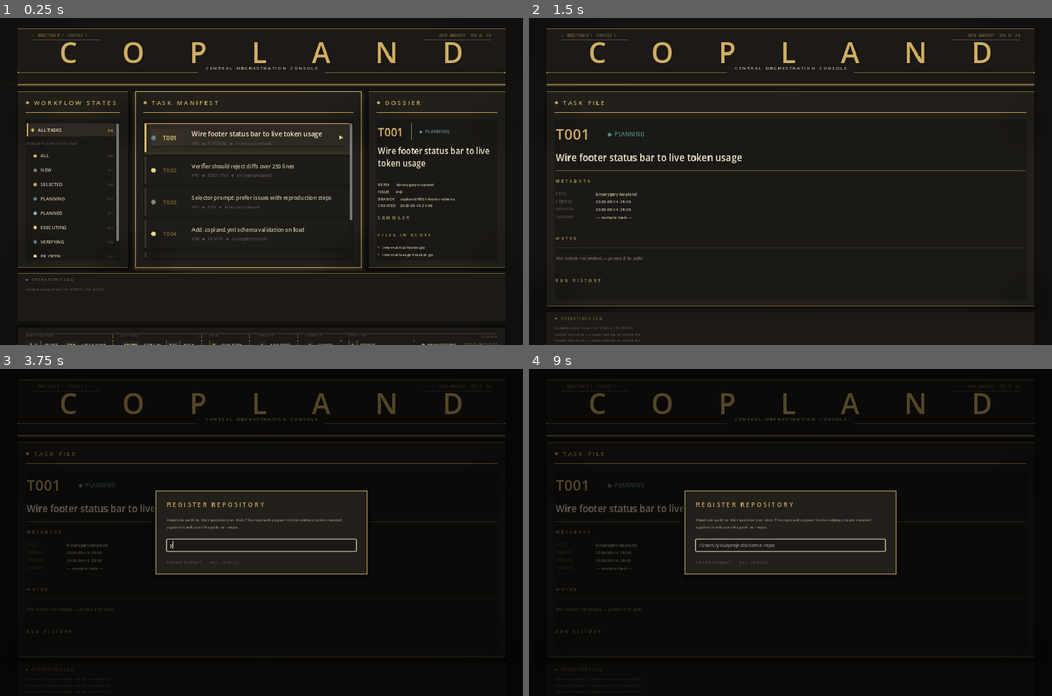
Above: before the commit, frames 1-4 (two rows, left to right).
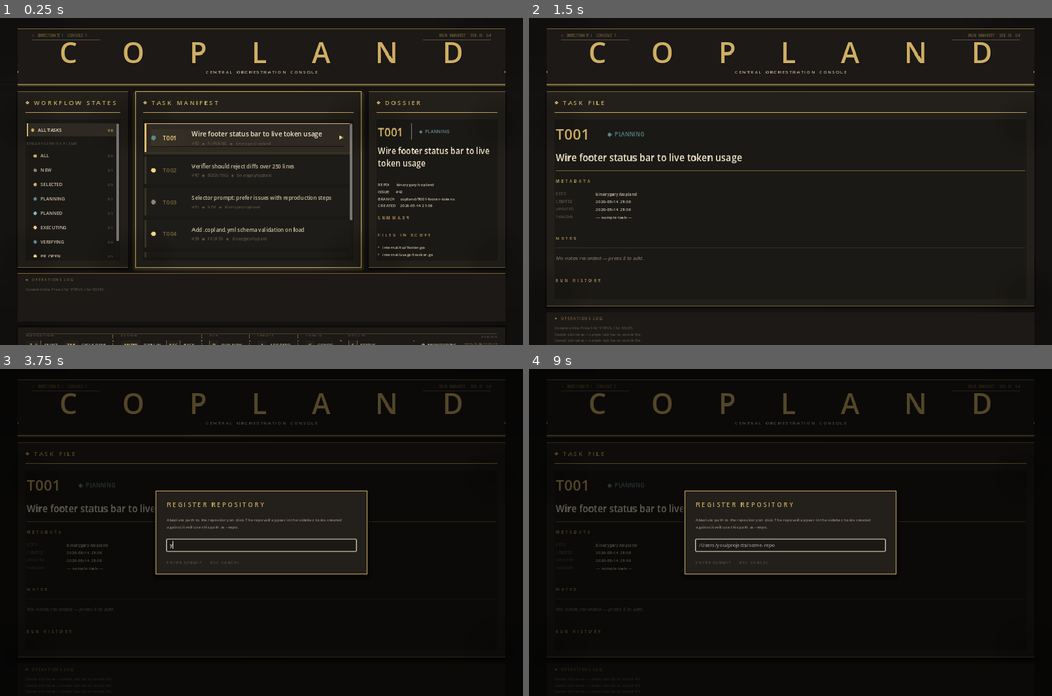
Above: after the commit, the same moments.

Repository: binarygary/copland
Game: Godot game, scene res://scenes/Main.tscn
Same seed, same stepped clock (60 frames per second), same inputs: the game is played once before the commit and once after it.
Inputs:
- Up to frame 1 (0.25 s): no input
- Up to frame 2 (1.5 s): tap Enter at 0.5, 1.35 s; hold D 0.53-1.28 s; tap E at 0.6, 1.25 s; hold Down from 1.28 s (still down)
- Up to frame 3 (3.75 s): tap E at 1.55, 2, 2.3, 2.75, 3.05, 3.5 s; release Down at 2.03 s; hold D 2.03-2.78 s; tap Keypad Enter at 2.1 s; hold Up 2.78-3.53 s; tap N at 2.85 s; hold A from 3.53 s (still down); tap Y at 3.6 s
- Up to frame 4 (9 s): tap E at 3.8, 4.25, 4.55, 5.3, 6.05, 6.8, 7.35, 8.3 s; tap Escape at 4.15 s; tap 1 at 4.35 s; release A at 5.03 s; hold Down 5.03-5.78 s; tap 2 at 5.1 s; hold D 5.78-6.53 s; tap 3 at 5.85 s; hold Up 6.53-7.28 s; tap 4 at 6.6 s; hold D 7.28-8.03 s; hold Down 8.03-8.78 s; tap Delete at 8.1 s; hold A from 8.78 s (still down); tap Tab at 8.85 s

The runs differ from the first frame. In frame 1, 0.3% of the frame differs, in the area x 3-97%, y 15-17%; in frame 2, 0.3%; in frame 3, 0.3%; in frame 4, 0.3%.

Commit message:
fix: vertically center header subtitle flanking rules on text optical midline (#36)
* agent: implement #23 GUI: header subtitle flanking rules vertically misaligned

* fix: drop header subtitle + rules a bit lower under the COPLAND title

The rule/subtitle are correctly aligned but sat too close to the title.
Bump sub_y from title_y+22 to title_y+34 — both the subtitle text and the
rule (which derives rule_y from sub_y) move down together, so the
optical-midline alignment from this PR is preserved.

Co-Authored-By: Claude Opus 4.8 (1M context) <noreply@anthropic.com>

---------

Co-authored-by: Claude Opus 4.8 (1M context) <noreply@anthropic.com>

Diff:
--- a/console-godot/scripts/Main.gd
+++ b/console-godot/scripts/Main.gd
@@ -2396,7 +2396,7 @@
 
         var cx: float = w / 2.0
         var title_y: float = h * 0.60
-        var sub_y: float = title_y + 22
+        var sub_y: float = title_y + 34
 
         # Soft shadow under title — light, restrained
         draw_string(font, Vector2(cx - t_dims.x / 2.0 + 1, title_y + 2),
@@ -2417,7 +2417,9 @@
         # equals the left edge of the first panel and x=w equals the right
         # edge of the last panel).
         var rule_pad := 24.0
-        var rule_y: float = sub_y + s_dims.y / 2.0 - 2
+        var asc: float = font.get_ascent(sub_size)
+        var desc: float = font.get_descent(sub_size)
+        var rule_y: float = sub_y - (asc - desc) / 2.0
         var rule_left_x0: float = 0.0
         var rule_left_x1: float = sub_x - rule_pad
         var rule_right_x0: float = sub_x + s_dims.x + rule_pad
